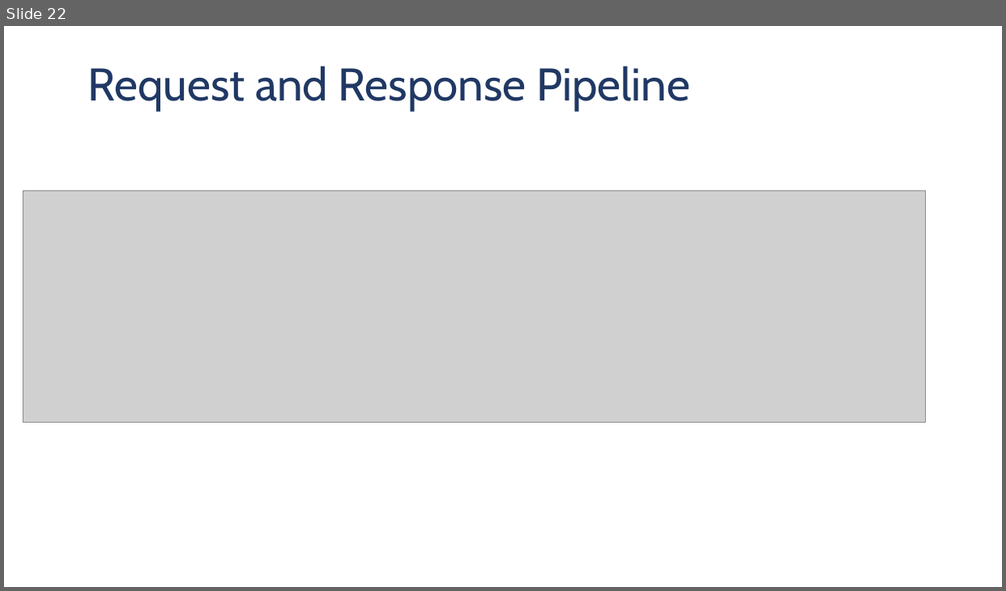
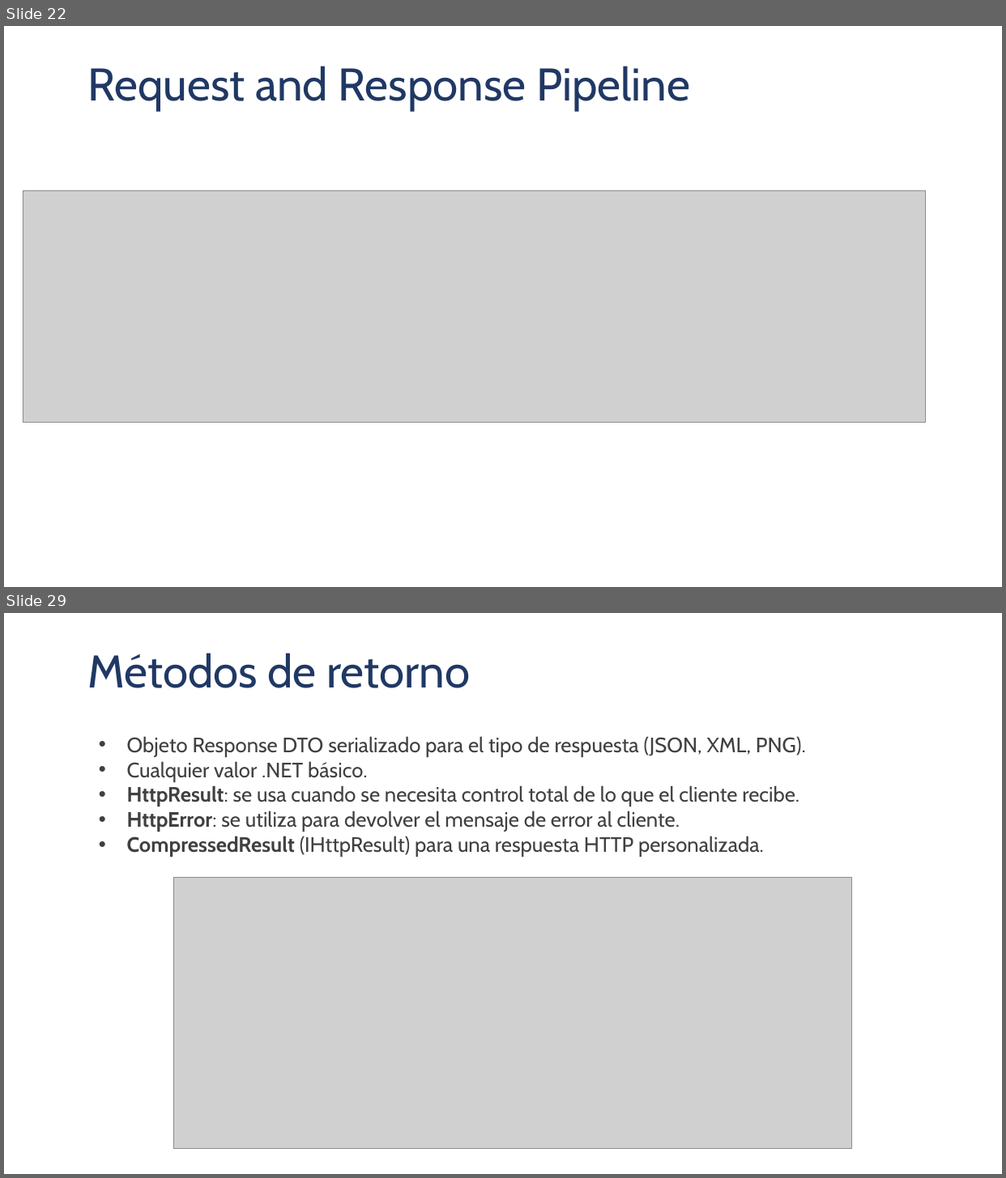
Before and after one commit to serandvaraco/WorkshopToolsForAPI, a slide deck: ToolsForAPI.pptx. Shown one above the other, each under a label of ours: slide 22 before the commit, slides 22 and 29 after it; the slides between them are not shown. The pictures are 1006x591 and 1006x1178 pixels, drawn with LibreOffice and Linux fonts; fonts in the diff are those of the drawing; grey boxes stand for pictures; background and template pictures are left out. Boxes give left, top, right and bottom in pixels: in the first picture for what was removed or moved away, otherwise in the second. Text is boxed around its words. In the diff, an @@ line names an element or a change of style, - is before the commit and + after.

```diff
--- a/ToolsForAPI.pptx
+++ b/ToolsForAPI.pptx
@@ slide 29 added at <box>4,613,1002,1174</box>, background #FFFFFF @@
@@ text added at <box>87,653,471,688</box>, 44 pt, text #203864 @@
+Métodos de retorno
@@ text added at <box>127,736,806,857</box>, 20 pt, text #404040 @@
+• Objeto Response DTO serializado para el tipo de respuesta (JSON, XML, PNG).
+• Cualquier valor .NET básico.
+• HttpResult: se usa cuando se necesita control total de lo que el cliente recibe.
+• HttpError: se utiliza para devolver el mensaje de error al cliente.
+• CompressedResult (IHttpResult) para una respuesta HTTP personalizada.
@@ picture added at <box>173,877,851,1149</box> @@
```
Also in this commit, not shown: 7 other slides added.
